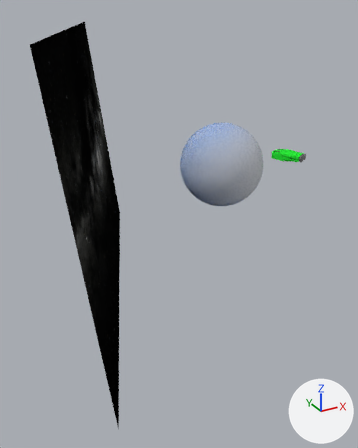
Renders of the Blender file 04 Shots/la-weltall-shot1.blend from each side of a commit.
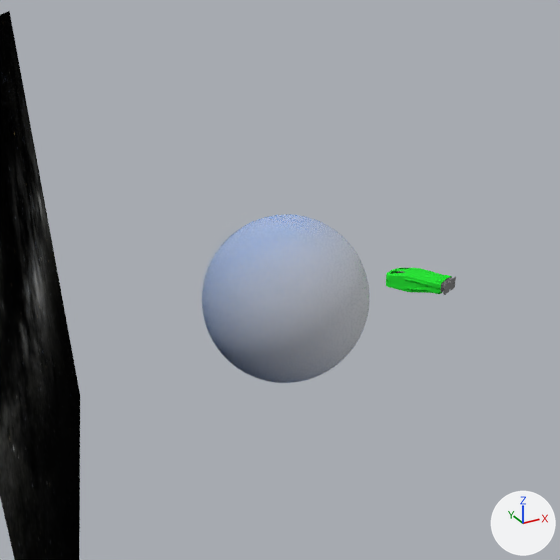
Old and new are each drawn whole from a 50 mm camera at (-16.29, -24.26, 8.83) aimed at (-2.74, 0.38, -3.49) and again close up on the part from 22% to 100% of the width and 4% to 66% of the height. Every picture has the same lights, and +X, +Y and +Z are marked at lower right.

Names of what the first close-up shows: 'Plane.001', 'earth', 'schiff'.
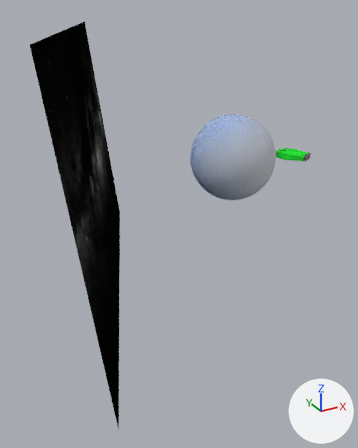
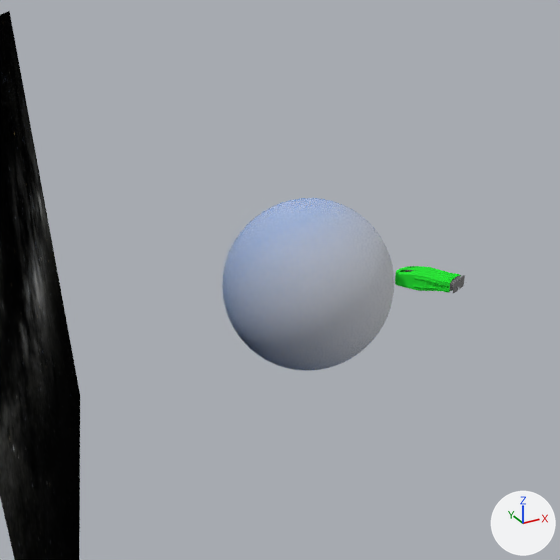
Pixel boxes [x1, y1, x2, y2] of what changed, in the close-ups (560 x 560 px):
'earth', moved: before [202, 215, 369, 383]; after [223, 198, 394, 370]
'schiff', recoloured, moved: before [386, 268, 456, 295]; after [395, 266, 465, 293]

Patch to the scene script:
```diff
--- a/04 Shots/la-weltall-shot1.blend.py
+++ b/04 Shots/la-weltall-shot1.blend.py
@@ mat_material_005 @@
 mat_material_005 = diffuse_material('Material.005')
-mat_material_005.base_color = (0.026, 0.8, 0.0421)  # green #2de73a
+mat_material_005.base_color = (0.22, 0.22, 0.22)  # grey #818181
@@ ob_schiff @@
 ob_schiff = bpy.data.objects.new('schiff', None)
-ob_schiff.location = (3.45, -2.01, 0.6)
+ob_schiff.location = (3.8, -2.01, 0.6)
 ob_schiff.rotation_euler = (0.0, 0.0, -1.047)  # degrees (0, 0, -60)
@@ ob_earth @@
 ob_earth = bpy.data.objects.new('earth', None)
-ob_earth.location = (0.0, 0.0, 0.0)
+ob_earth.location = (0.31, -0.69, 0.58)
 ob_earth.rotation_euler = (0.0, 0.0, 0.745)  # degrees (0, 0, 43)
```
